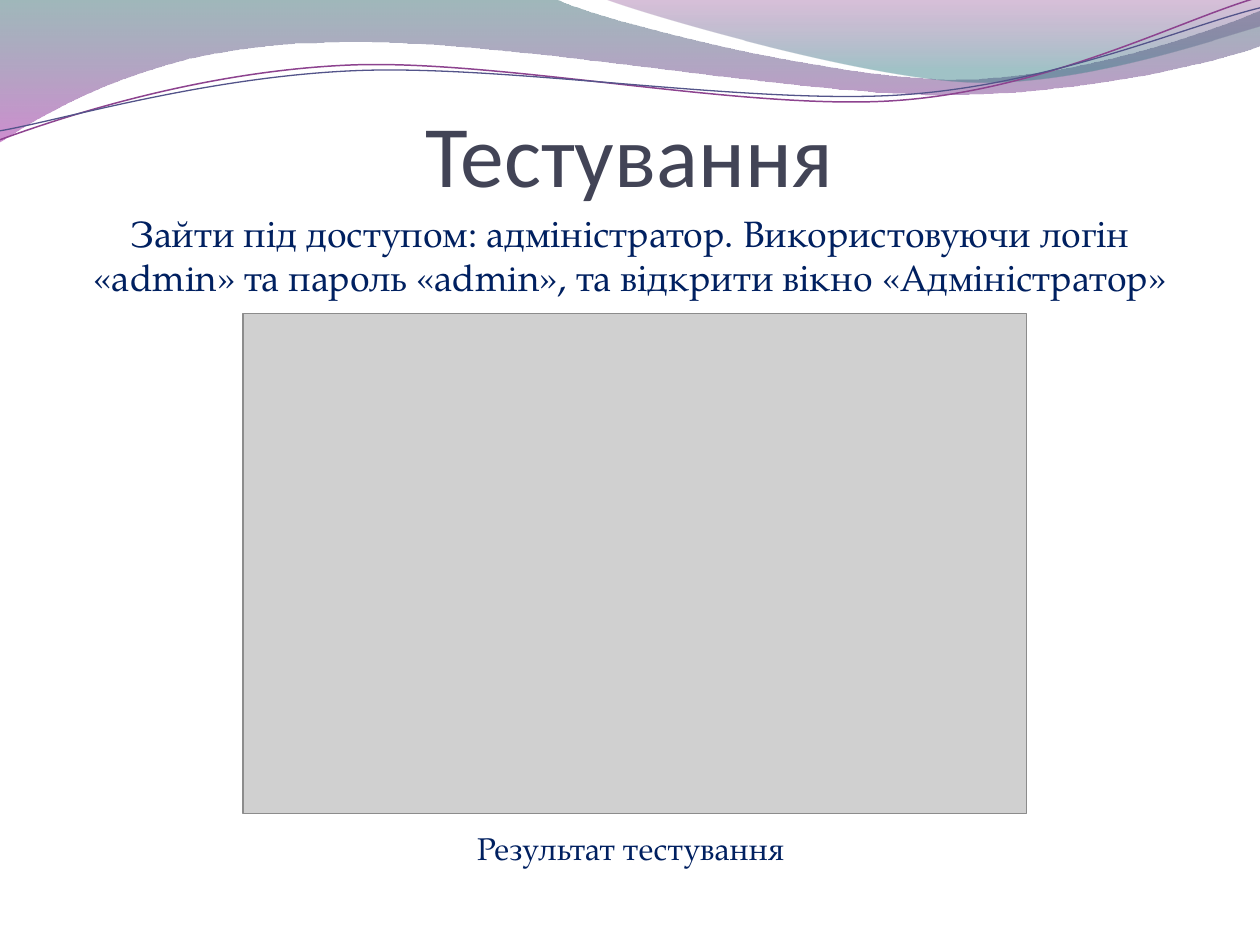
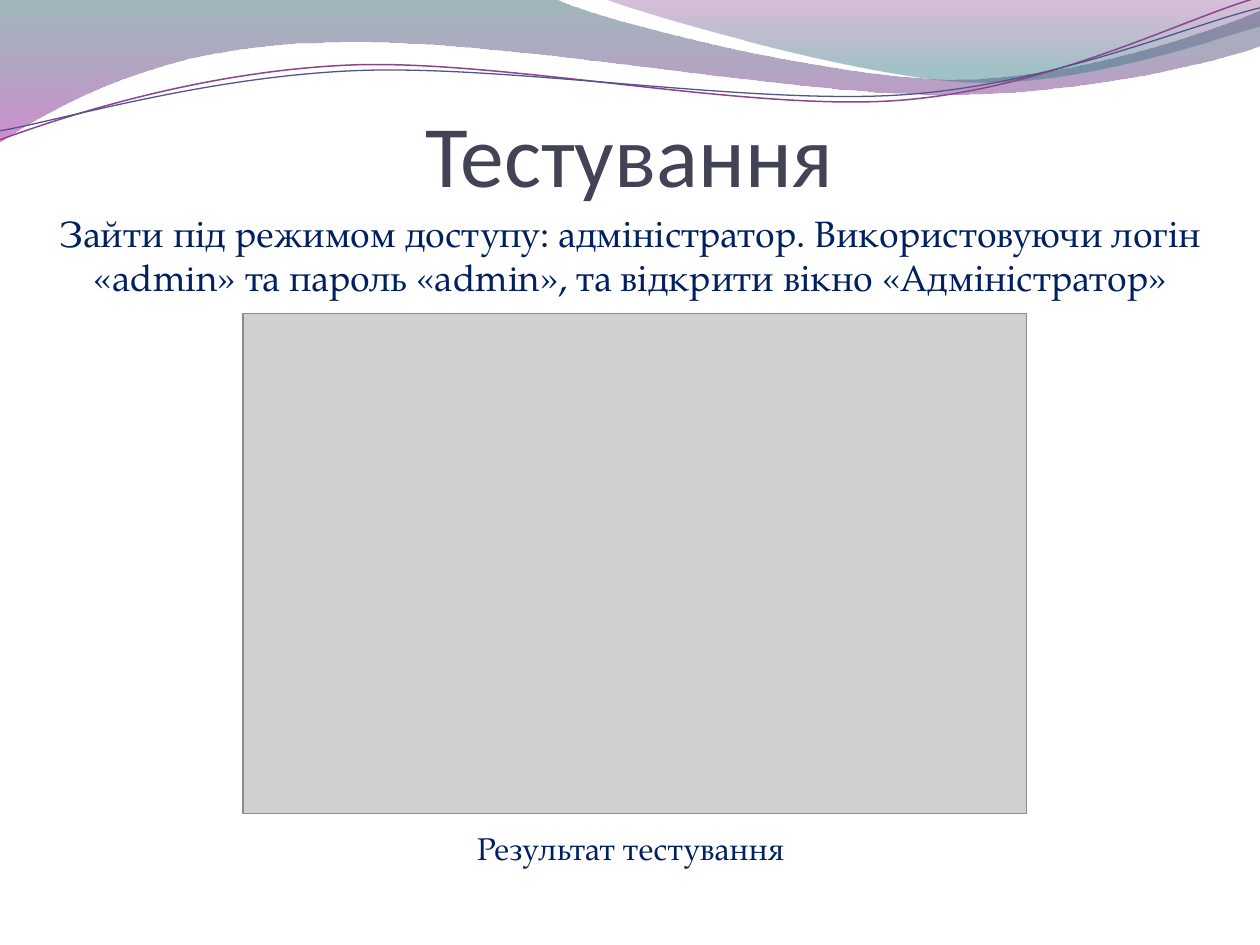
Before and after one commit to byYuraGudan/eMenu, a slide deck: slide 11 of Report/Презентація диплому.pptx. Drawn at 1260x945 pixels with LibreOffice and Linux fonts; fonts in the diff are those of the drawing; grey boxes stand for pictures; background and template pictures are left out. Boxes give left, top, right and bottom in pixels: in the first picture for what was removed or moved away, otherwise in the second. Text is boxed around its words. In the diff, an @@ line names an element or a change of style, - is before the commit and + after.

```diff
--- a/Report/Презентація диплому.pptx
+++ b/Report/Презентація диплому.pptx
@@ text at <box>60,221,1201,301</box>: text changed @@
-Зайти під доступом: адміністратор. Використовуючи логін «admin» та пароль «admin», та відкрити вікно «Адміністратор»
+Зайти під режимом доступу: адміністратор. Використовуючи логін «admin» та пароль «admin», та відкрити вікно «Адміністратор»
```
Also in this commit, not shown: 4 other slides changed, 1 other file.
